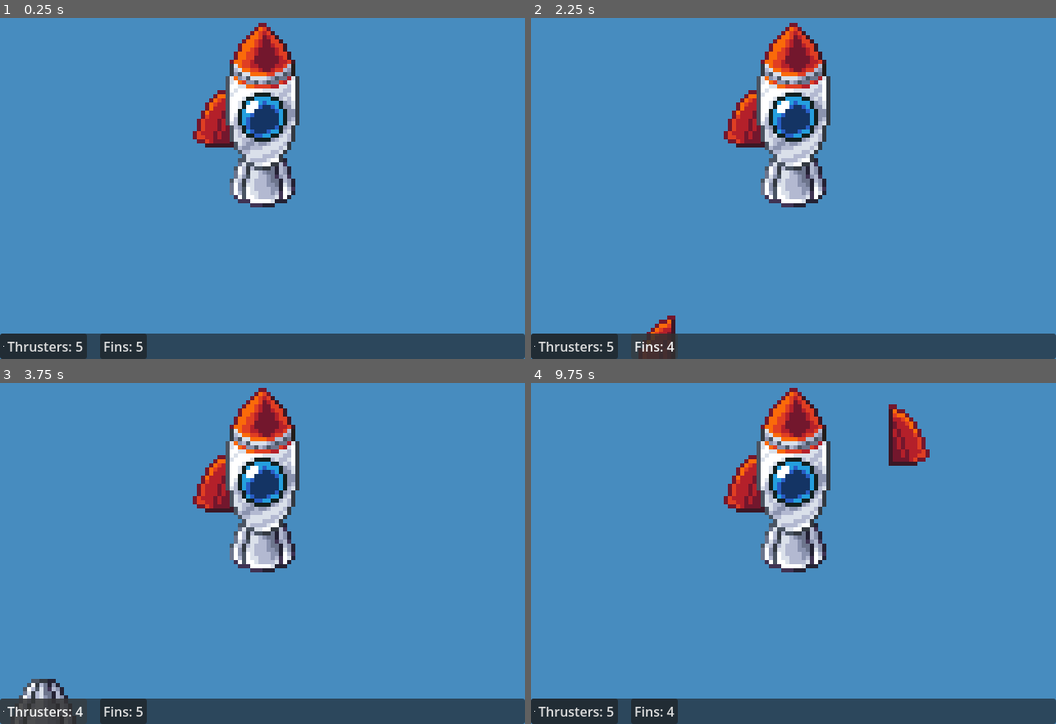
Above: before the commit, frames 1-4 (two rows, left to right).
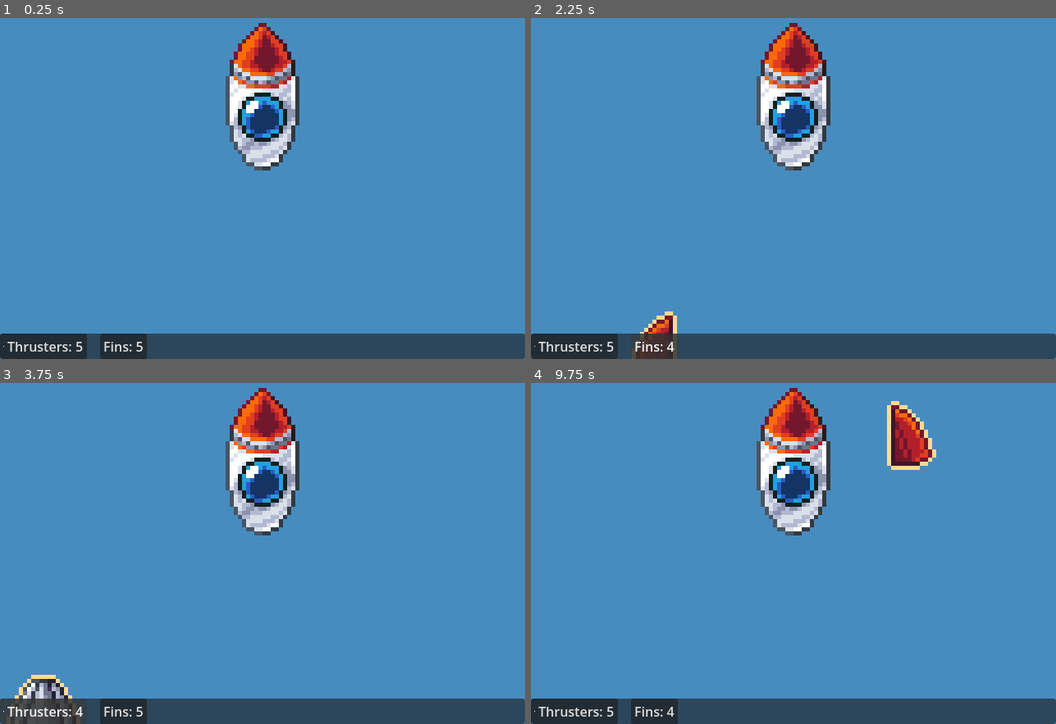
Above: after the commit, the same moments.

Repository: kingAJK30/gmtk-26
Game: Godot game, scene res://scenes/game.tscn
Same seed, same stepped clock (60 frames per second), same inputs: the game is played once before the commit and once after it. The engine's default icon, where the game draws it, is replaced by a stand-in: a white triangle on a blue panel in a dark square.
Inputs (mouse positions are in pixels of both pictures, inside the frame that each line leads up to):
- Up to frame 1 (0.25 s): no input
- Up to frame 2 (2.25 s): click "Thrusters: 5" at 0.5 s; click "Thrusters: 4" at 1.25 s; click "Fins: 5" at 2 s
- Up to frame 3 (3.75 s): click "Fins: 4" at 2.75 s; click "Thrusters: 5" at 3.5 s
- Up to frame 4 (9.75 s): click "Thrusters: 4" at 4.25 s; click "Fins: 5" at 5 s; click "Fins: 4" at 5.75 s; click "Thrusters: 5" at 6.5 s; click "Thrusters: 4" at 7.25 s; click "Fins: 5" at 8 s; click "Fins: 4" at 8.75 s; tap Enter at 9.5 s; move the mouse to (909, 434) at 9.52 s; press the mouse at (909, 434) at 9.53 s

The runs differ from the first frame. In frame 1, 2.1% of the frame differs, in the area x 36-57%, y 21-56%; in frame 2, 2.4%; in frame 3, 2.4%; in frame 4, 2.9%, in the area x 36-78%, y 5-56%.

Commit message:
Awesome outline while building

Diff:
--- /dev/null
+++ b/assets/shaders/ship_part_sprites.gdshader
@@ -0,0 +1,31 @@
+shader_type canvas_item;
+
+uniform vec4 clr : source_color = vec4(0.0, 0.0, 0.0, 1.0);
+uniform int type : hint_enum("Disable", "Round", "Square") = 2;
+uniform float thickness = 1.0;
+
+const vec2[8] DIRECTIONS = {
+	vec2(1.0, 0.0),
+	vec2(0.0, 1.0),
+	vec2(-1.0, 0.0),
+	vec2(0.0, -1.0),
+	vec2(1.0, 1.0),
+	vec2(-1.0, 1.0),
+	vec2(-1.0, -1.0),
+	vec2(1.0, -1.0)
+};
+
+float gtz(float input) { return max(0, sign(input)); }
+// returns 1 if input > 0, else 0
+
+float check(sampler2D tex, vec2 from, vec2 size) {
+	float result = 0.0;
+	for (int i = 0; i < 4 * type; i++) {
+		result += texture(tex, from + DIRECTIONS[i] * size * thickness).a;
+	}
+	return gtz(result);
+}
+
+void fragment() {
+	COLOR = mix( COLOR, clr, check(TEXTURE, UV, TEXTURE_PIXEL_SIZE) * (1.0 - gtz(COLOR.a)) );
+}
--- a/scenes/fin.tscn
+++ b/scenes/fin.tscn
@@ -13,4 +13,4 @@
 shape = SubResource("RectangleShape2D_5royu")
 
 [node name="ship_part_sprites" parent="." unique_id=1286389716 instance=ExtResource("2_70gu0")]
-region_rect = Rect2(74, 56, 10, 15)
+region_rect = Rect2(70, 52, 19, 23)
--- a/scenes/rocket.tscn
+++ b/scenes/rocket.tscn
@@ -1,9 +1,7 @@
 [gd_scene format=3 uid="uid://c6guir5jma5c7"]
 
 [ext_resource type="Script" uid="uid://c2vkflkfaylsn" path="res://scripts/rocket.gd" id="1_agf72"]
-[ext_resource type="PackedScene" uid="uid://b5e2tgdgbr1oq" path="res://scenes/thruster.tscn" id="2_y2y7n"]
-[ext_resource type="PackedScene" uid="uid://d2theip2q6oh6" path="res://scenes/fin.tscn" id="3_8kmw3"]
-[ext_resource type="PackedScene" uid="uid://cmo0p41biq0dj" path="res://scenes/ship_part_sprites.tscn" id="4_y2y7n"]
+[ext_resource type="Texture2D" uid="uid://cqmh7ek2kpyhp" path="res://assets/textures/RocketParts.png" id="2_dkv7l"]
 
 [sub_resource type="RectangleShape2D" id="RectangleShape2D_00dr1"]
 size = Vector2(18, 36)
@@ -14,18 +12,12 @@
 max_contacts_reported = 1
 script = ExtResource("1_agf72")
 
-[node name="parts" type="Node2D" parent="." unique_id=517463401]
-
-[node name="thruster" parent="parts" unique_id=126791644 instance=ExtResource("2_y2y7n")]
-position = Vector2(0, 19)
-
-[node name="fin" parent="parts" unique_id=1934220947 instance=ExtResource("3_8kmw3")]
-position = Vector2(-12, 5)
-
 [node name="core" type="CollisionShape2D" parent="." unique_id=648914525]
 shape = SubResource("RectangleShape2D_00dr1")
 
-[node name="ship_part_sprites" parent="." unique_id=1286389716 instance=ExtResource("4_y2y7n")]
-region_rect = Rect2(7, 6, 18, 36)
+[node name="Sprite2D" type="Sprite2D" parent="." unique_id=693913410]
+texture = ExtResource("2_dkv7l")
+region_enabled = true
+region_rect = Rect2(5, 4, 22, 40)
 
 [connection signal="body_entered" from="." to="." method="_on_body_entered"]
--- a/scenes/ship_part_sprites.tscn
+++ b/scenes/ship_part_sprites.tscn
@@ -1,9 +1,17 @@
 [gd_scene format=3 uid="uid://cmo0p41biq0dj"]
 
+[ext_resource type="Shader" uid="uid://diktqyaxj1w4m" path="res://assets/shaders/ship_part_sprites.gdshader" id="1_ryeyk"]
 [ext_resource type="Texture2D" uid="uid://cqmh7ek2kpyhp" path="res://assets/textures/RocketParts.png" id="1_v23wm"]
 [ext_resource type="Script" uid="uid://cfytpnaoxdbb" path="res://scripts/ship_part_sprites.gd" id="2_tueru"]
 
+[sub_resource type="ShaderMaterial" id="ShaderMaterial_c53cm"]
+shader = ExtResource("1_ryeyk")
+shader_parameter/clr = Color(1, 0.853, 0.58000004, 1)
+shader_parameter/type = 0
+shader_parameter/thickness = 1.0
+
 [node name="ship_part_sprites" type="Sprite2D" unique_id=112958835]
+material = SubResource("ShaderMaterial_c53cm")
 texture = ExtResource("1_v23wm")
 region_enabled = true
 region_filter_clip_enabled = true
--- a/scenes/thruster.tscn
+++ b/scenes/thruster.tscn
@@ -13,4 +13,4 @@
 shape = SubResource("RectangleShape2D_rbct6")
 
 [node name="ship_part_sprites" parent="." unique_id=1286389716 instance=ExtResource("2_x6buh")]
-region_rect = Rect2(168, 56, 16, 16)
+region_rect = Rect2(164, 52, 24, 24)
--- a/scripts/rocket_part.gd
+++ b/scripts/rocket_part.gd
@@ -4,15 +4,19 @@
 signal part_attached
 signal part_cancelled
 
+@onready var sprite: Sprite2D = $ship_part_sprites
+
 @export var part_mass := 0.5
+@export var is_dragging := false
 
-var is_dragging := false
 var is_attached := false
 var target_rocket: RigidBody2D = null
 
-
 func _ready() -> void:
 	input_pickable = false
+
+	if sprite.material:
+		sprite.material = sprite.material.duplicate()
 
 func start_dragging() -> void:
 	is_dragging = true
@@ -32,6 +36,10 @@
 
 	if is_dragging:
 		global_position = get_global_mouse_position()
+		sprite.material.set_shader_parameter("type", 1)
+	else:
+		sprite.material.set_shader_parameter("type", 0)
+
 
 func _try_attach() -> void:
 	is_dragging = false
--- a/scripts/ship_part_sprites.gd
+++ b/scripts/ship_part_sprites.gd
@@ -2,10 +2,10 @@
 
 @onready var rocket_core = get_node("/root/game/rocket")
 
+func _process(_delta: float) -> void:
+	var local_pos = rocket_core.to_local(global_position)
 
-func _process(_delta: float) -> void:
-
-	if global_position.x > rocket_core.global_position.x and get_parent().flippable==true:
+	if local_pos.x > 0 and get_parent().flippable==true:
 		scale.x = -1
 	else:
 		scale.x = 1
Not shown, added: assets/shaders/ship_part_sprites.gdshader.uid
